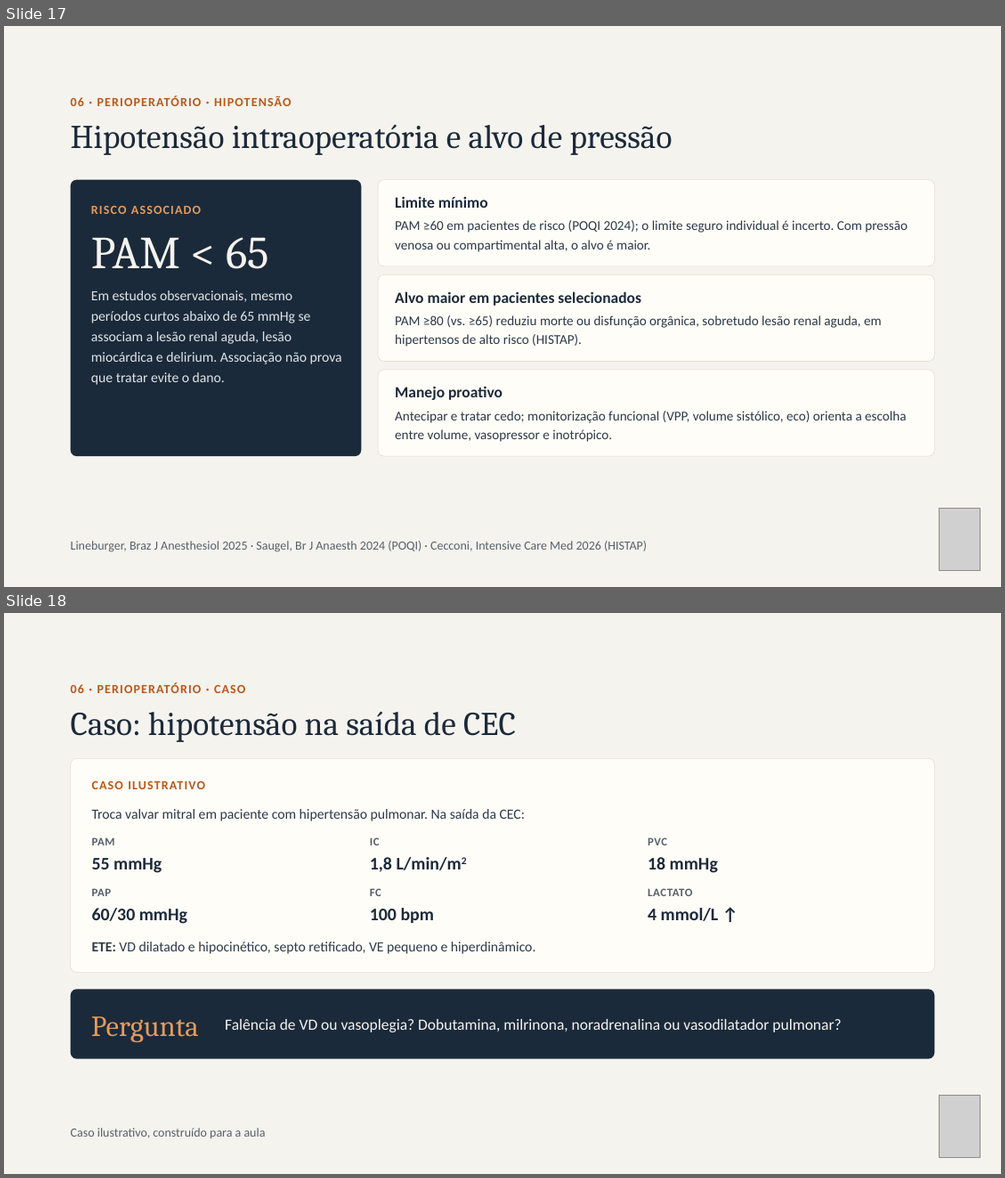
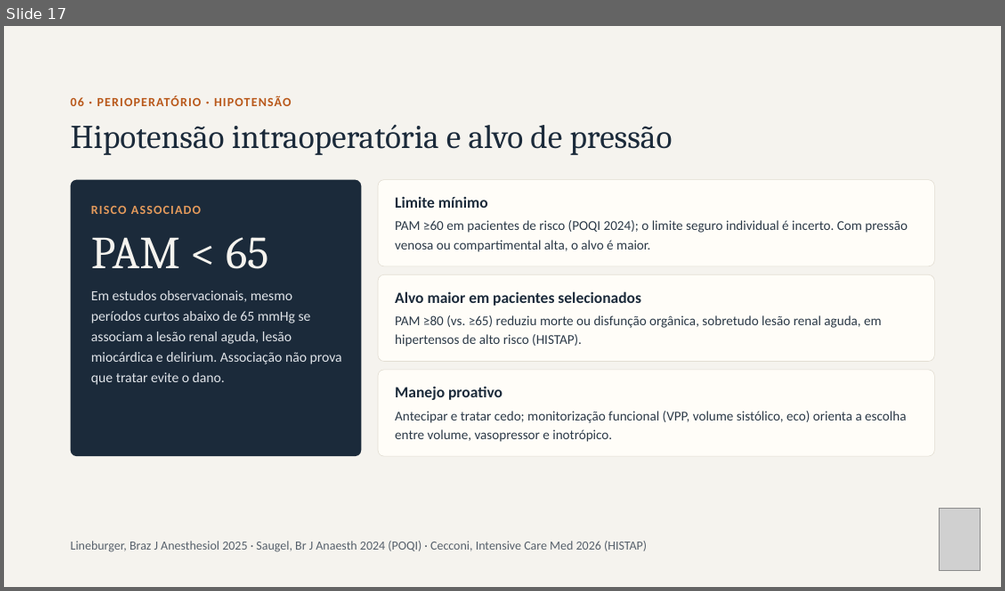
Before and after one commit to brunomoraesdubois-bit/Bruno, a slide deck: apresentacao/Aminas_Vasoativas.pptx. Shown one above the other, each under a label of ours: slides 17 and 18 before the commit, slide 17 after it. The pictures are 1005x1178 and 1005x591 pixels, drawn with LibreOffice and Linux fonts; fonts in the diff are those of the drawing; grey boxes stand for pictures. Boxes give left, top, right and bottom in pixels: in the first picture for what was removed or moved away, otherwise in the second. Text is boxed around its words. In the diff, an @@ line names an element or a change of style, - is before the commit and + after.

```diff
--- a/apresentacao/Aminas_Vasoativas.pptx
+++ b/apresentacao/Aminas_Vasoativas.pptx
@@ slide 18 removed at [4,613,1001,1174], background #F5F3EE @@
@@ text removed at [71,682,245,693] @@
-06 · PERIOPERATÓRIO · CASO
@@ title removed at [71,711,516,742] @@
-Caso: hipotensão na saída de CEC
@@ rounded rectangle removed at [71,758,935,972] @@
@@ text removed at [92,781,205,789] @@
-CASO ILUSTRATIVO
@@ text removed at [92,809,525,821] @@
-Troca valvar mitral em paciente com hipertensão pulmonar. Na saída da CEC:
@@ text removed at [92,837,115,845] @@
-PAM
@@ text removed at [370,837,380,845] @@
-IC
@@ text removed at [647,837,667,845] @@
-PVC
@@ text removed at [92,858,162,873] @@
-55 mmHg
@@ text removed at [370,857,461,872] @@
-1,8 L/min/m2
@@ text removed at [647,857,718,873] @@
-18 mmHg
@@ text removed at [92,888,112,896] @@
-PAP
@@ text removed at [370,888,381,896] @@
-FC
@@ text removed at [647,888,692,896] @@
-LACTATO
@@ text removed at [92,908,187,924] @@
-60/30 mmHg
@@ text removed at [370,908,434,923] @@
-100 bpm
@@ text removed at [647,908,719,921] @@
-4 mmol/L ↑
@@ text removed at [92,941,536,954] @@
-ETE: VD dilatado e hipocinético, septo retificado, VE pequeno e hiperdinâmico.
@@ rounded rectangle removed at [71,989,935,1059] @@
@@ text removed at [91,1016,199,1042] @@
-Pergunta
@@ text removed at [225,1019,841,1032] @@
-Falência de VD ou vasoplegia? Dobutamina, milrinona, noradrenalina ou vasodilatador pulmonar?
@@ picture removed at [938,1095,980,1158] @@
@@ text removed at [71,1127,266,1138] @@
-Caso ilustrativo, construído para a aula
```
Also in this commit, not shown: 6 slides changed, 29 other files.
